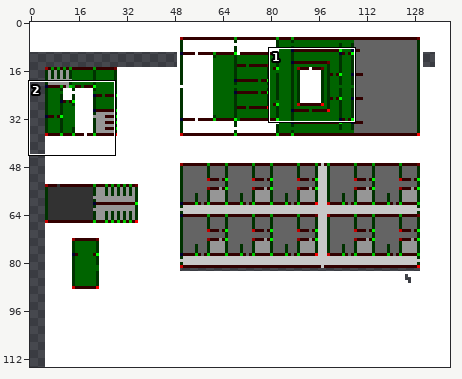
Sprite sheet, stored at Assets/Resources/Maps/MapLayerOne.png. Above: a wide view before the commit, with the close-up outlined.
Close-up. As it was:
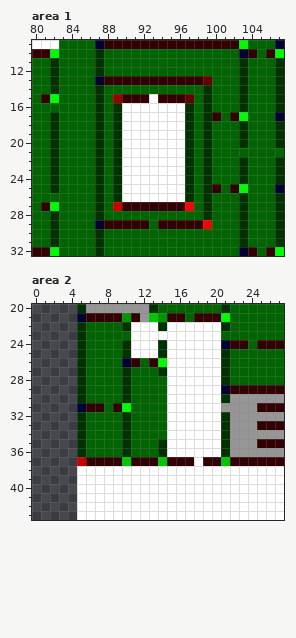
The file is 140x115 pixels. Colours within 5 levels of each other are drawn and written as one. Shown: area 1: x 80..107, y 9..32; area 2: x 0..27, y 20..43.
Now the later version:
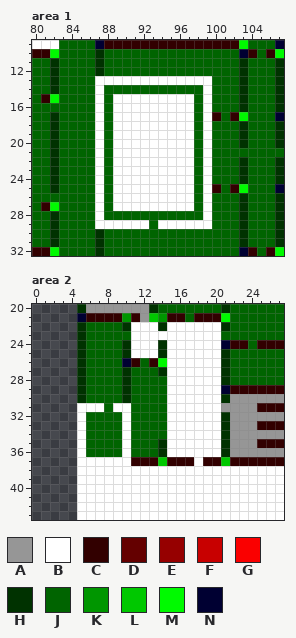
Palette (. is transparent): A #969696  B #ffffff  C #320000  D #640000  E #960000  F #c80000  G #fa0000  H #003200  J #006400  K #009600  L #00c800  M #00fa00  N #000032
From old to new:
--- area 1
@@ x 85..101 @@
 12 JJHJJJJJJJJJJJJJJ
-13 JJNCCCCCCCCCCCDJJ
-14 JJHJJJJJJJJJJJHJJ
-15 JJHJECCCBCCCDJHJJ
-16 JJHJHBBBBBBBHJHJJ
-17 JJHJHBBBBBBBHJHCJ
-18 JJHJHBBBBBBBHJHJJ
-19 JJHJHBBBBBBBHJHJJ
-20 JJHJHBBBBBBBHJHJJ
-21 JJHJHBBBBBBBHJHJJ
-22 JJHJHBBBBBBBHJHJJ
-23 JJHJHBBBBBBBHJHJJ
-24 JJHJHBBBBBBBHJHJJ
-25 JJHJHBBBBBBBHJHCJ
-26 JJHJHBBBBBBBHJHJJ
-27 JJHJFCCCCCCCGJHJJ
-28 JJHJJJJJJJJJJJHJJ
-29 JJNCCCCCJCCCCCGJJ
+13 JJBBBBBBBBBBBBBJJ
+14 JJBJJJJJJJJJJJBJJ
+15 JJBJBBBBBBBBBJBJJ
+16 JJBJBBBBBBBBBJBJJ
+17 JJBJBBBBBBBBBJBCJ
+18 JJBJBBBBBBBBBJBJJ
+19 JJBJBBBBBBBBBJBJJ
+20 JJBJBBBBBBBBBJBJJ
+21 JJBJBBBBBBBBBJBJJ
+22 JJBJBBBBBBBBBJBJJ
+23 JJBJBBBBBBBBBJBJJ
+24 JJBJBBBBBBBBBJBJJ
+25 JJBJBBBBBBBBBJBCJ
+26 JJBJBBBBBBBBBJBJJ
+27 JJBJBBBBBBBBBJBJJ
+28 JJBJJJJJJJJJJJBJJ
+29 JJBBBBBBJBBBBBBJJ
 30 JJHJJJJJJJJJJJJJJ
--- area 2
@@ x 3..12 @@
 30 ..HJJJJHJJ
-31 ..NCCJCMJJ
-32 ..HJJJJHJJ
-33 ..HJJJJHJJ
-34 ..HJJJJHJJ
-35 ..HJJJJHJJ
-36 ..HJJJJHJJ
-37 ..FCCCCLCC
+31 ..BBBJBBJJ
+32 ..BJJJJBJJ
+33 ..BJJJJBJJ
+34 ..BJJJJBJJ
+35 ..BJJJJBJJ
+36 ..BJJJJBJJ
+37 ..BBBBBBCC
 38 ..BBBBBBBB
Boxes around the changes in both close-ups, in picture pixels (x1, y1, x2, y2):
changed: (95, 76, 212, 229)
changed: (77, 403, 131, 466)
